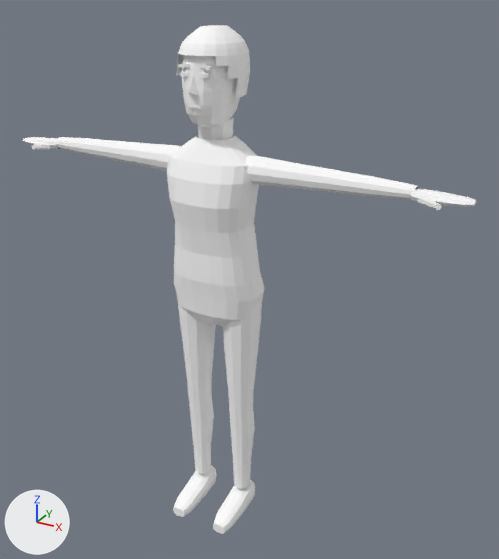
The glTF model public/models/rick.glb as it was, and as the next commit left it.
One viewpoint serves both versions: a camera (50 mm lens) standing at (0.993, -1.605, 1.644) and looking at (0.081, 0.053, 0.815). The lights are fixed; the arrows at lower left show +X, +Y and +Z. The older version comes first. Vertices at exactly the same position are counted once.

Objects in the first picture: 'rick-body'.
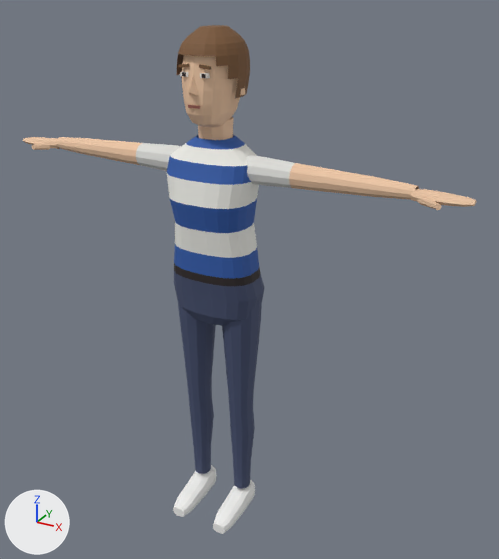
Patch to the scene script:
```diff
--- a/public/models/rick.glb.py
+++ b/public/models/rick.glb.py
@@ me_rick_body @@
 me_rick_body.from_pydata(...)  # 1302 vertices, 2327 faces; spans x -0.71..0.71, y -0.15..0.11, z 0.0..1.53
 # used by ob_rick_body; location = (0.0, 0.0, 0.0)
+# me_rick_body part 1: 835 faces centred in x -0.71..0.71, y -0.1..0.1, z 1.14..1.51 are repainted in the vertex colours; the middle colour goes from white #ffffff to beige #efc8a6
+# me_rick_body part 2: 698 faces centred in x -0.14..0.14, y -0.1..0.1, z 0.12..1.42 are repainted in the vertex colours; the middle colour goes from white #ffffff to dark blue #454f6e
+# me_rick_body part 3: 362 faces centred in x -0.09..0.09, y -0.1..0.11, z 1.33..1.53 are repainted in the vertex colours; the middle colour goes from white #ffffff to brown #7a5635
+# me_rick_body part 4: 432 faces centred in x -0.21..0.21, y -0.15..0.08, z 0.0..1.42 are repainted in the vertex colours; the middle colour goes from white #ffffff to white #f0f0ea
 me_rick_body.materials.append(mat_rick_mat)
```

Pixel boxes [x1, y1, x2, y2] of what changed, in the pictures (499 x 559 px):
part 1 of me_rick_body, recoloured: [23, 55, 476, 210] in both
part 2 of me_rick_body, recoloured (white to dark blue): [167, 72, 264, 489] in both
part 3 of me_rick_body, recoloured (white to brown): [177, 25, 250, 109] in both
part 4 of me_rick_body, recoloured: [136, 71, 295, 534] in both
